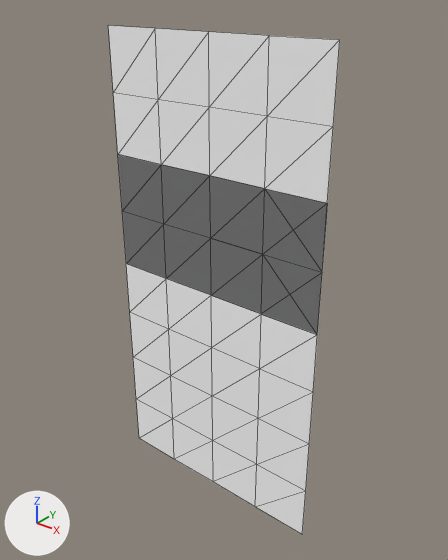
Renders of the glTF model public/3d/meffect/model__meffect__meffect.ofs_321_0/ef_321.gltf from each side of a commit.
The view is the same before and after, from a 50 mm lens placed at (1.45, -1.73, 1.16), pointed at (0.02, 0.05, 0.06). The axes (+X, +Y, +Z) are drawn at lower left. The lights are the same throughout. The picture after the commit comes second. Mesh edges are drawn as thin lines.

The scene before the commit, as lines of its bpy script (objects in view):
```python
mat_fuikidasi1 = principled_material('fuikidasi1')
mat_fuikidasi1.base_color = (1.0, 1.0, 1.0)  # white #ffffff
mat_fuikidasi1.roughness = 1.0
me_ef_321 = bpy.data.meshes.new('ef_321')
me_ef_321.from_pydata(...)  # 59 vertices, 80 faces; spans x -0.5..0.5, y 0.0, z -1.0..1.0
me_ef_321.materials.append(mat_fuikidasi1)  # white #ffffff
ob_ef_321_001 = bpy.data.objects.new('ef_321.001', me_ef_321)
ob_ef_321_001.location = (0.0, 0.0, 0.0)
```
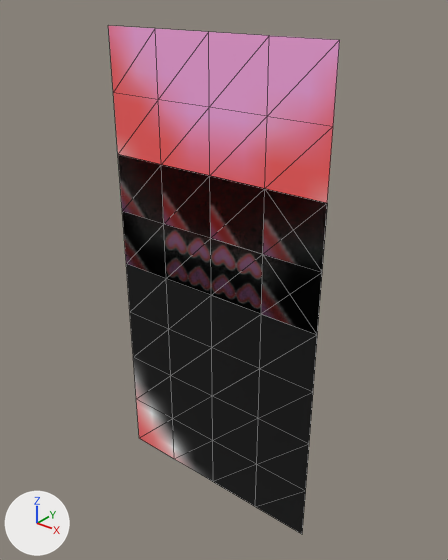
What differs and where, as boxes (x1, y1, x2, y2) in the pictures (448 x 560 px):
'ef_321.001', surface changed (darker): (108, 26, 340, 534) in both

The change, as a list of edits to the scene's bpy script:
```text
Add img_ef_321:
    img_ef_321 = load_image('ef_321', '_unpacked/ef_321', 32, 32, 'sRGB')
Change mat_fuikidasi1:
    remove mat_fuikidasi1.base_color = (1.0, 1.0, 1.0)  # white #ffffff
    add mat_fuikidasi1.texture = img_ef_321
```
